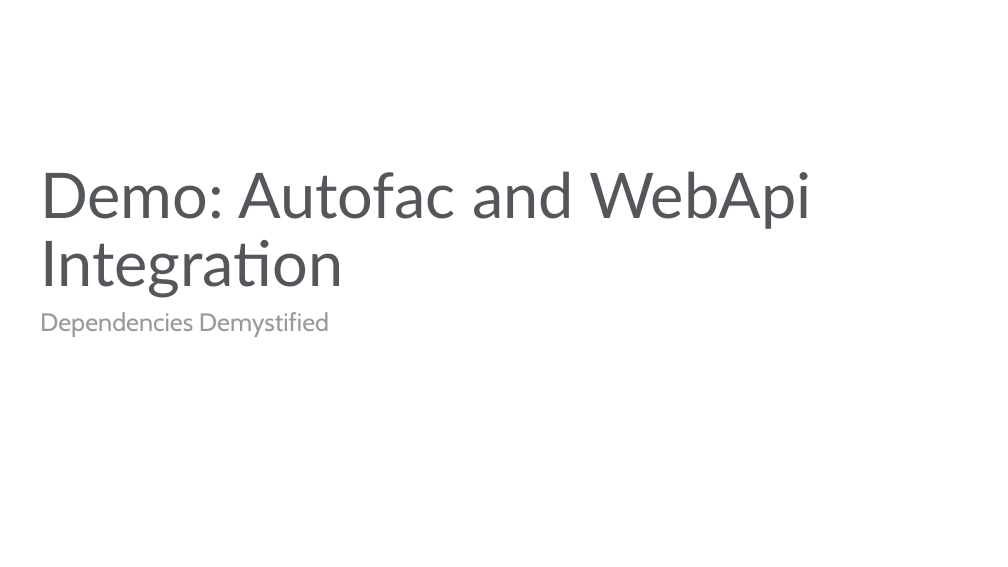
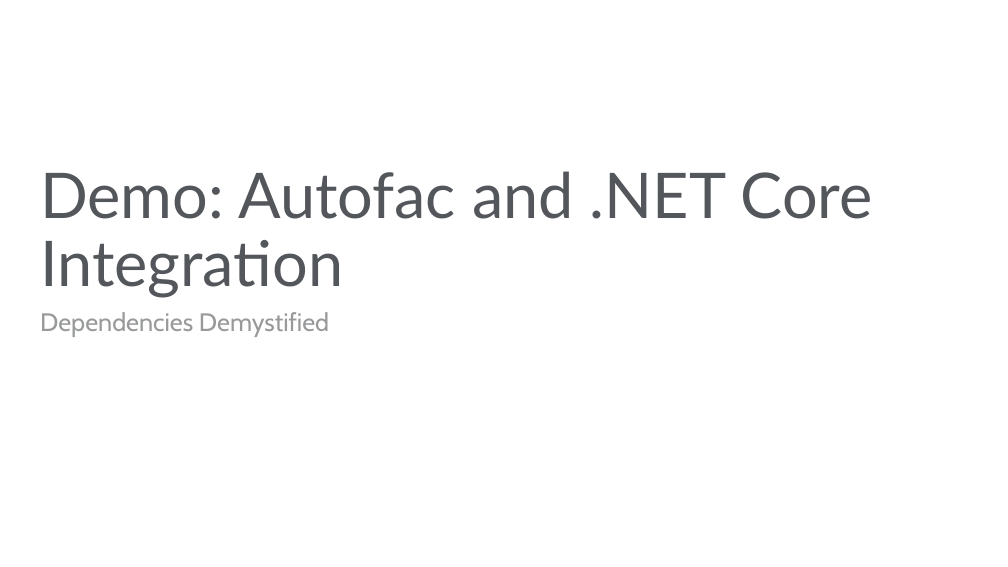
Before and after one commit to JasonBock/Presentations, a slide deck: slide 43 of Dependencies Demystified.pptx (slide 44 before the commit). Drawn at 1008x567 pixels with LibreOffice and Linux fonts; fonts in the diff are those of the drawing; background and template pictures are left out. Boxes give left, top, right and bottom in pixels: in the first picture for what was removed or moved away, otherwise in the second. Text is boxed around its words. In the diff, an @@ line names an element or a change of style, - is before the commit and + after.

Commit message:
Updated DI talk

```diff
--- a/Dependencies Demystified.pptx
+++ b/Dependencies Demystified.pptx
@@ title at (40, 171, 873, 298): text changed @@
-Demo: Autofac and WebApi Integration
+Demo: Autofac and .NET Core Integration
```
Also in this commit, not shown: 5 other slides changed, 1 slide added, 2 slides removed.
